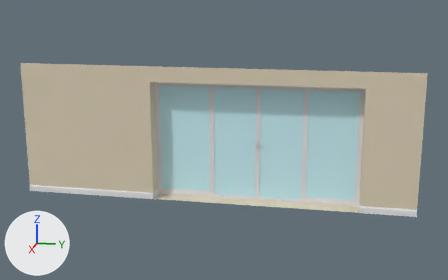
The FBX model Design Challenge 2 - Bedroom/Assets/frenchwindow.FBX as it was, and as the next commit left it.
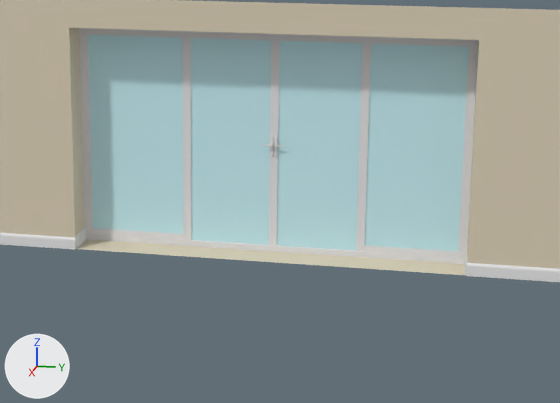
Each version appears first whole from a 50 mm camera at (-1.65, -3.37, 3.71) aimed at (-12.04, -5.45, 1.12), and next in a close-up on the part from 25% to 91% of the width and 24% to 100% of the height. The lights are fixed; the arrows at lower left show +X, +Y and +Z. Where no turn or scale is listed for an object, it has been applied to the vertices. Vertices at the same position are counted once.

The first close-up shows 'Right handle'.
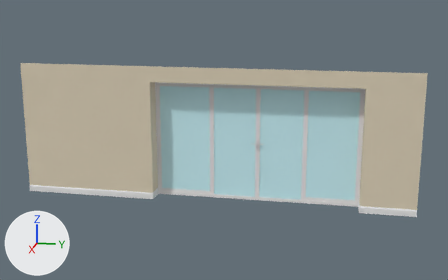
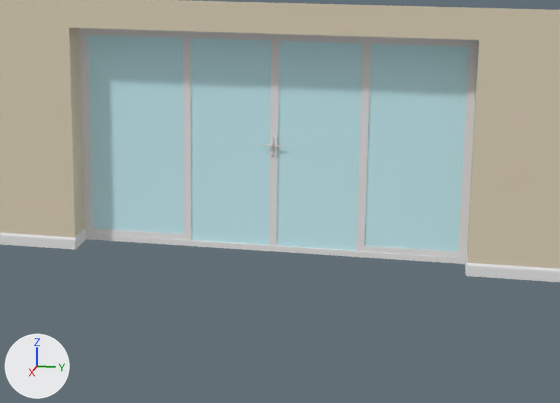
The edits, one by one:
me_mesh has 456 vertices, 856 faces and spans x -0.04..0.3, y -4.32..2.67, z -1.04..1.36.
me_mesh is used by ob_right_handle; location (-12.149, -4.813, 1.042).
Verts and faces of me_mesh; kept vertices keep their numbers, new ones are numbered from 456.
Before the commit, vertices of me_mesh: 59 (0.28, 1.74, -1.04) at pixel (466, 275), 60 (0.28, 0.77, -1.04) at pixel (357, 268), 61 (0.28, -0.88, -1.04) at pixel (180, 256), 66 (-0.02, -0.88, -1.04) at pixel (187, 245), 67 (-0.02, 0.77, -1.04) at pixel (359, 257).
Before the commit, vertices of me_mesh: 68 (-0.02, 1.74, -1.04), 209 (-0.02, -1.91, -1.04), 210 (0.28, -1.91, -1.04) at pixel (75, 249).
Part 1, on me_mesh:
Vertices deleted: 60, 61 (with the faces that use them).
Faces deleted: (66, 209, 210).

Pixel boxes [x1, y1, x2, y2] of what changed, in the close-ups (560 x 403 px):
part 1 of me_mesh, deleted
    before: [77, 239, 465, 275]
